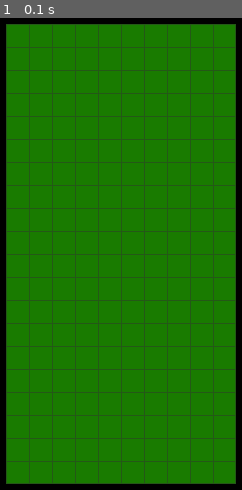
Above: before the commit, frame 1.
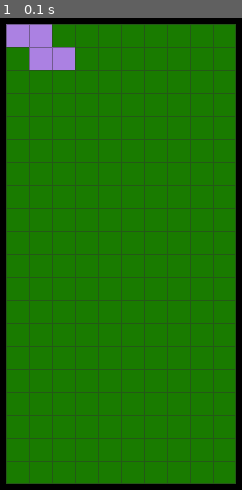
Above: after the commit, the same moment.

Repository: FRM95/Tetris-PyGame
Game: pygame game, started from main.py
The game is run twice, just before and just after one commit, with the same random seed, the same clock (stepped at 60 frames per second) and the same inputs.
Inputs:
- Up to frame 1 (0.1 s): no input

The runs differ from the first frame. In frame 1, 1.9% of the frame differs, in the area x 2-31%, y 1-12%.

Commit message:
added piece class

Diff:
--- a/game.py
+++ b/game.py
@@ -1,4 +1,6 @@
 import pygame
+from random import choice, randint
+from piece import Piece
 from settings import *
 
 class Game:
@@ -7,11 +9,14 @@
         self.createScreen()
         self.createField()
         self.createLines()
+        self.createGroups()
+        self.createPiece()
 
     def display(self):
         self.main_screen_surface.fill((0,0,0))
         self.main_screen_surface.blit(self.field_surface, self.field_rect)
         self.main_screen_surface.blit(self.line_surface, self.field_rect)
+        self.active_pieces.draw(self.field_surface)
 
     def createScreen(self):
         """Creates PyGame main screen surface and rectangle
@@ -42,3 +47,20 @@
         for row in range(1, ROWS):
             y = row * BLOCK_DIMENSION
             pygame.draw.line(self.line_surface, LINE_COLOR, (0,y), (self.field_surface.get_width(), y))
+
+    def createGroups(self):
+        self.active_pieces = pygame.sprite.GroupSingle()
+        self.static_pieces = pygame.sprite.Group()
+
+    def createPiece(self):
+        """Creates a random Piece instance.
+        """
+        # random_piece = choice(list(PIECES.keys()))
+
+        random_piece = "Z"
+
+        self.piece = Piece(self.active_pieces)
+        self.piece.type = random_piece
+        self.piece.structure = PIECES.get(random_piece)
+        self.piece.color = choice(PIECES_COLORS)
+        self.piece.createPiece()
--- a/main.py
+++ b/main.py
@@ -2,7 +2,6 @@
 from pyautogui import size
 import pygame
 from game import Game
-from random import choice
 
 class Main:
 
--- a/piece.py
+++ b/piece.py
@@ -1,7 +1,31 @@
 import pygame
-
+from settings import *
 
 class Piece(pygame.sprite.Sprite):
 
-    def ____init__(self, *args) -> None:
+    def __init__(self, *args) -> None:
         super().__init__(*args)
+        self.structure = None
+        self.color = None
+        self.rect = None
+        self.image = None
+        self.type = None
+
+    def createPiece(self):
+        self.createImage()
+        self.createRect()
+
+    def createImage(self):
+        width = len(self.structure[0]) * BLOCK_DIMENSION
+        height = len(self.structure) * BLOCK_DIMENSION
+        self.image = pygame.surface.Surface((width, height)).convert_alpha()
+        self.image.fill((0,255,0))
+        self.image.set_colorkey((0,255,0))
+
+    def createRect(self):
+        for i_row, row in enumerate(self.structure):
+            for i_col, col in enumerate(row):
+                if col == 1:
+                    pygame.draw.rect(self.image, self.color,
+                        (BLOCK_DIMENSION * i_col, BLOCK_DIMENSION * i_row, BLOCK_DIMENSION, BLOCK_DIMENSION))
+        self.rect = self.image.get_rect(topleft = (0,0))
--- a/settings.py
+++ b/settings.py
@@ -14,7 +14,16 @@
 ROWS = 20
 
 # PIECE
-BLOCK_DIMENSION = WIDTH_FIELD// 10
+BLOCK_DIMENSION = WIDTH_FIELD // 10
+PIECES = {
+    'I':[[1,1,1,1]],
+    'O':[[1,1],[1,1]],
+    'T':[[1,1,1],[0,1,0]],
+    'L':[[1,0],[1,0],[1,1]],
+    'J':[[0,1],[0,1],[1,1]],
+    'S':[[0,1,1],[1,1,0]],
+    'Z':[[1,1,0],[0,1,1]]
+}
 
 # SURFACES COLOR
 MAIN_SCREEN_SURFACE_COLOR = (0,0,0)
@@ -22,3 +31,16 @@
 LINE_SURFACE_COLOR = (0,255,0)
 LINE_SURFACE_ALPHA = 120
 LINE_COLOR = (50,50,50)
+
+# PIECES COLOR
+PIECES_COLORS = [
+    (219, 67, 95),
+    (112, 216, 157),
+    (2, 168, 229),
+    (181, 10, 204),
+    (237, 218, 18),
+    (63, 198, 151),
+    (155, 13, 120),
+    (171, 129, 226),
+    (229, 145, 61)
+]
Binary file added: requirements.txt
